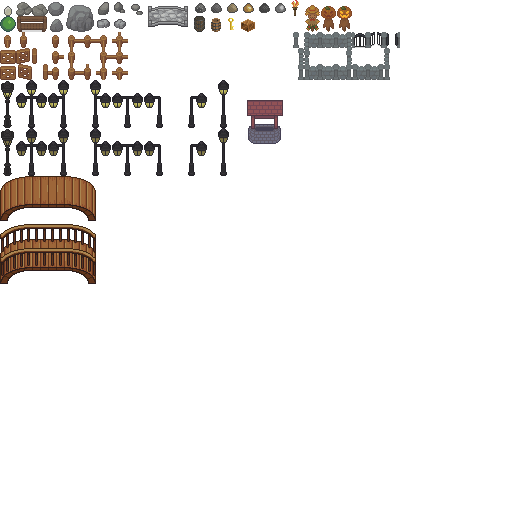
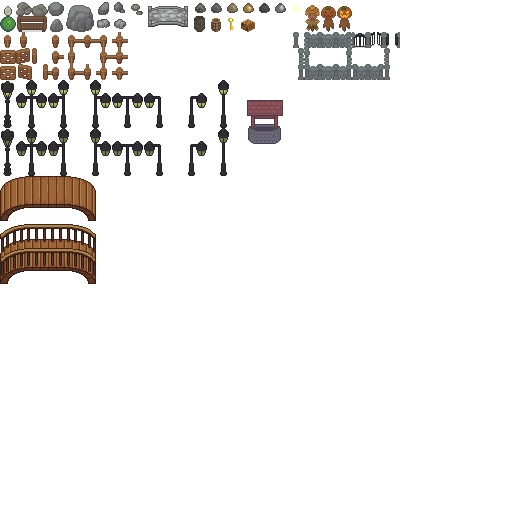
Revision of a layered 512×512 image; what changed, layer by layer:
painted on "objects" over [291, 0, 302, 16]
